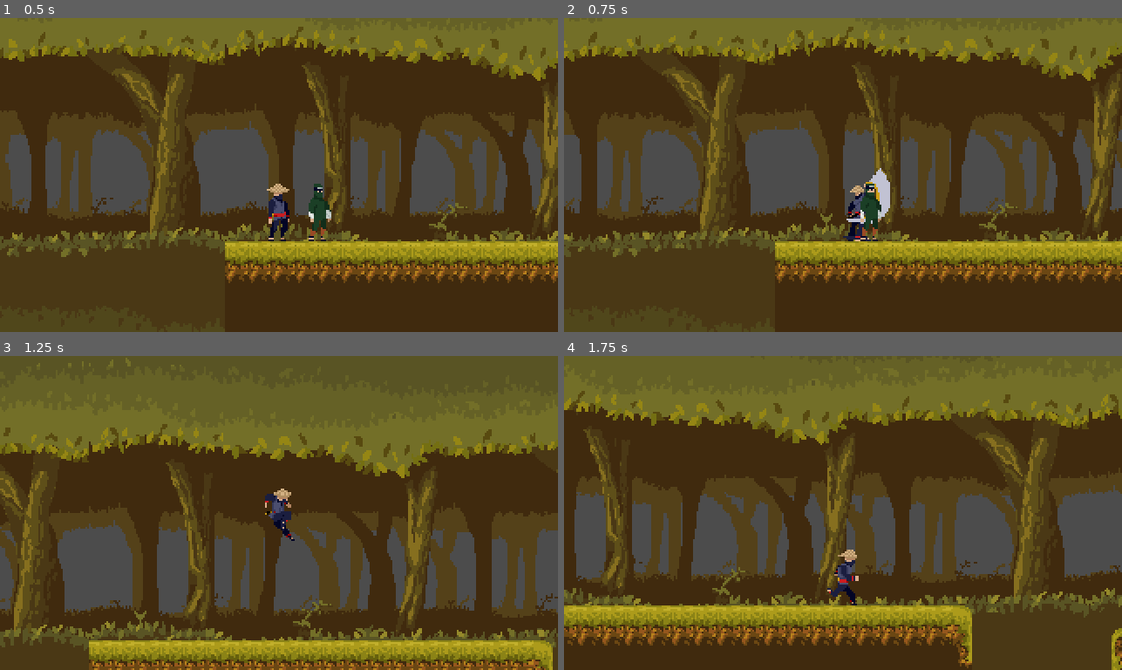
Above: before the commit, frames 1-4 (two rows, left to right).
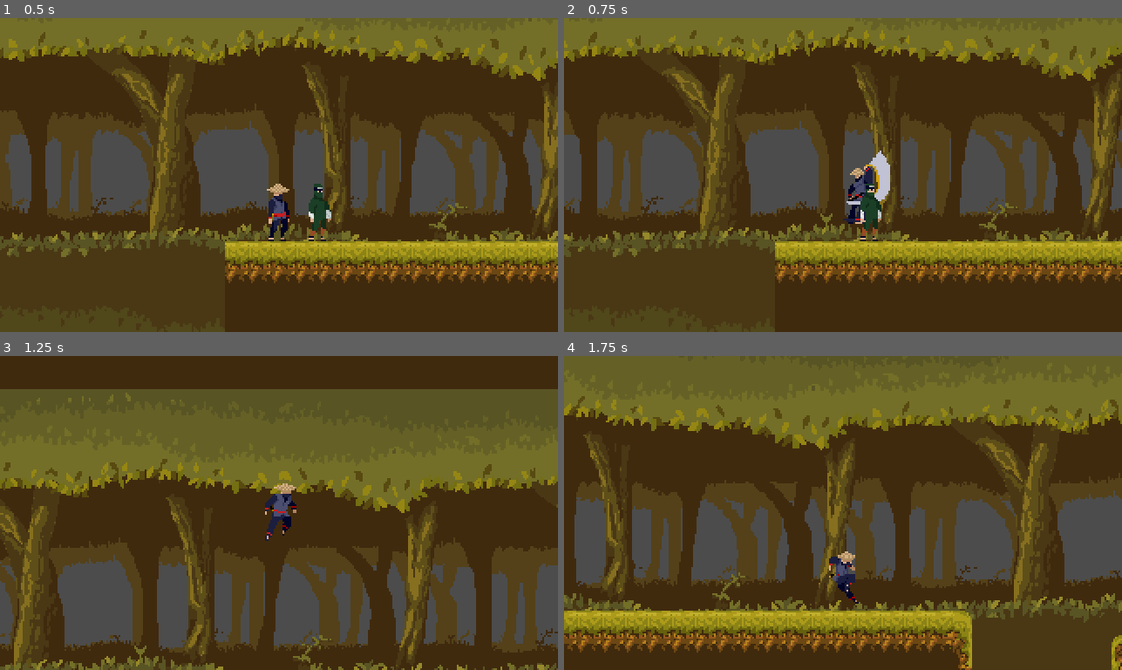
Above: after the commit, the same moments.

Repository: nateslagter/Ninja-Man-Quest-for-the-Shuriken
Game: Godot game, scene res://src/levels/levelOne.tscn
Two runs of this game, one before a commit and one after it. Both use one fixed random seed, a clock stepped at 60 frames per second and the inputs below.
Inputs:
- Up to frame 1 (0.5 s): no input
- Up to frame 2 (0.75 s): hold Right (move_right) from 0.53 s (still down); tap Up (attack) at 0.6 s
- Up to frame 3 (1.25 s): keep holding Right (move_right); tap Space (jump) at 0.77 s
- Up to frame 4 (1.75 s): keep holding Right (move_right); tap Up (attack) at 1.35 s; tap Space (jump) at 1.52 s

Frame 1 is identical in both runs. In frame 2, 0.9% of the frame differs, in the area x 50-59%, y 42-72%; in frame 3, 49%, in the area x 0-100%, y 0-100%; in frame 4, 18%.

Commit message:
Add vertical knockback

Diff:
--- a/src/StateMachine/StateMachine.gd
+++ b/src/StateMachine/StateMachine.gd
@@ -113,6 +113,7 @@
 				knockback_direction = -2
 			elif parent.global_position.x > enemy_body.global_position.x:
 				knockback_direction =  2
+			parent.velocity.y = parent.JUMP_SPEED / 2.0
 
 
 func _on_AnimationPlayer_animation_finished(anim_name : String) -> void:
